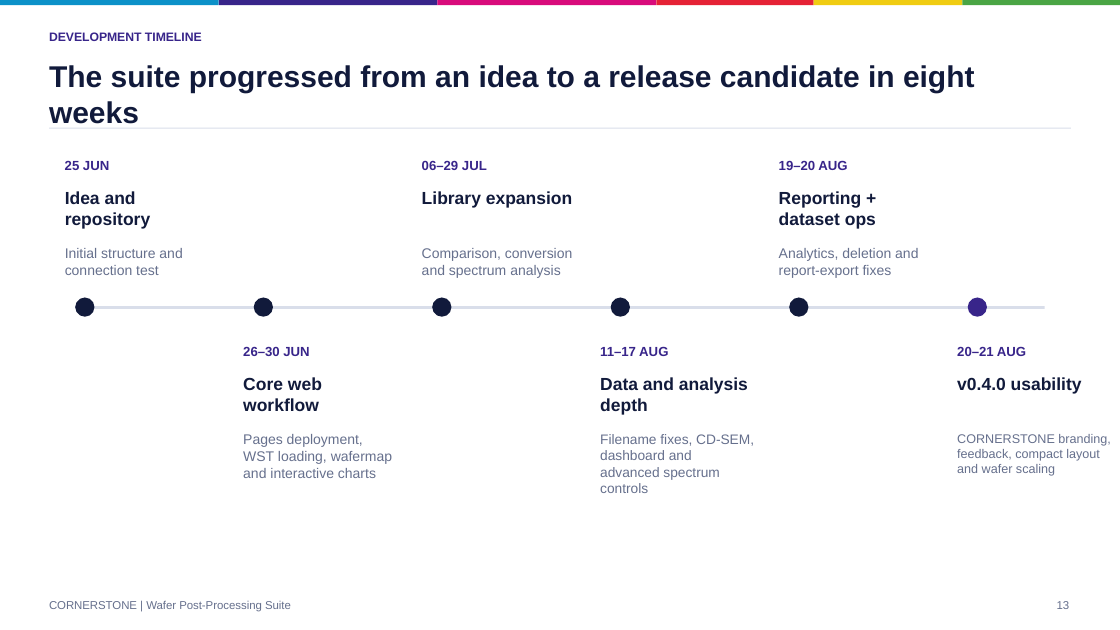
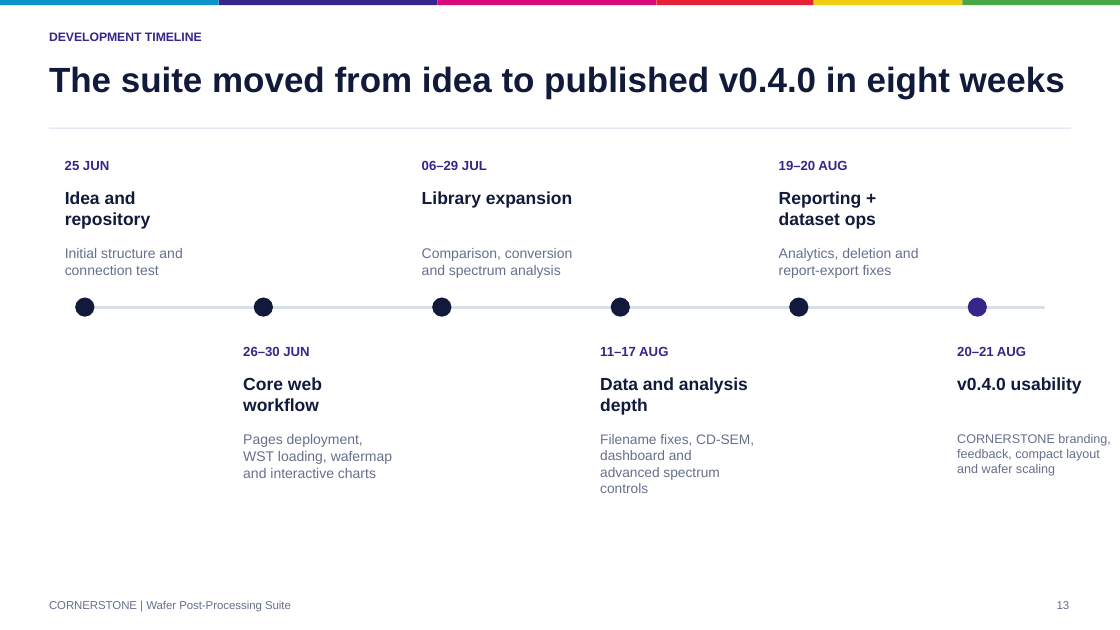
Before and after one commit to zimmxx/cs-testsuite, a slide deck: slide 13 of docs/CORNERSTONE_Wafer_Post-Processing_Suite_Overview_v0.4.0.pptx. Drawn at 1120x630 pixels with LibreOffice and Linux fonts; fonts in the diff are those of the drawing. Boxes give left, top, right and bottom in pixels: in the first picture for what was removed or moved away, otherwise in the second. Text is boxed around its words. In the diff, an @@ line names an element or a change of style, - is before the commit and + after.

```diff
--- a/docs/CORNERSTONE_Wafer_Post-Processing_Suite_Overview_v0.4.0.pptx
+++ b/docs/CORNERSTONE_Wafer_Post-Processing_Suite_Overview_v0.4.0.pptx
@@ text at [49, 66, 1065, 99]: text changed; size 25.7 to 30 pt @@
-The suite progressed from an idea to a release candidate in eight weeks
+The suite moved from idea to published v0.4.0 in eight weeks
```
Also in this commit, not shown: 2 other slides changed, 5 other files.
